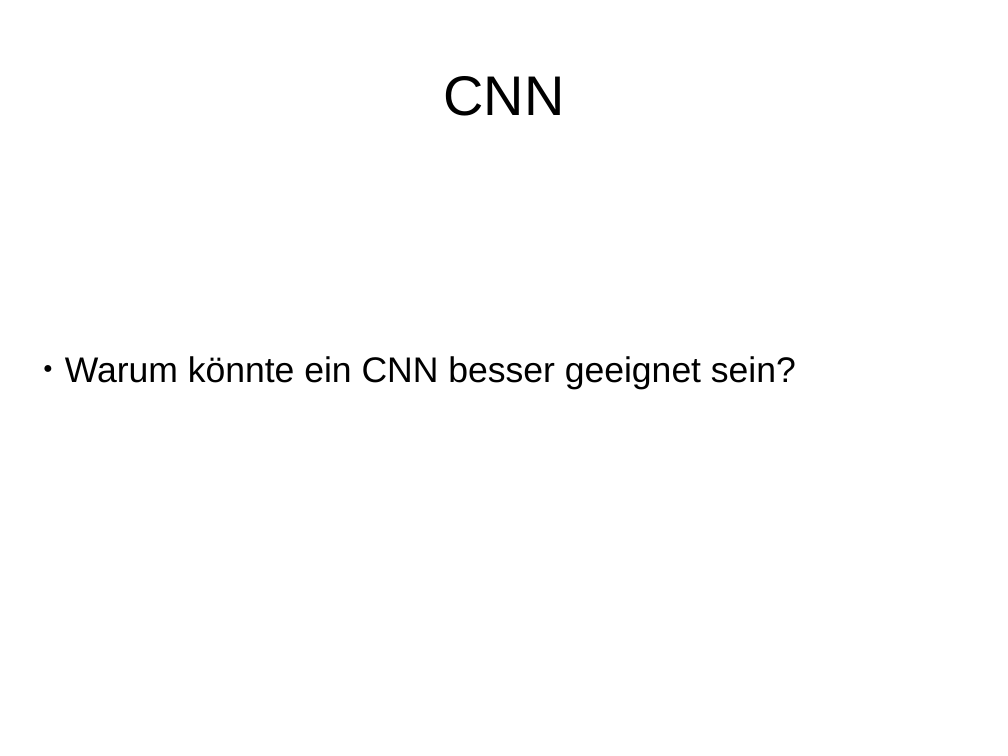
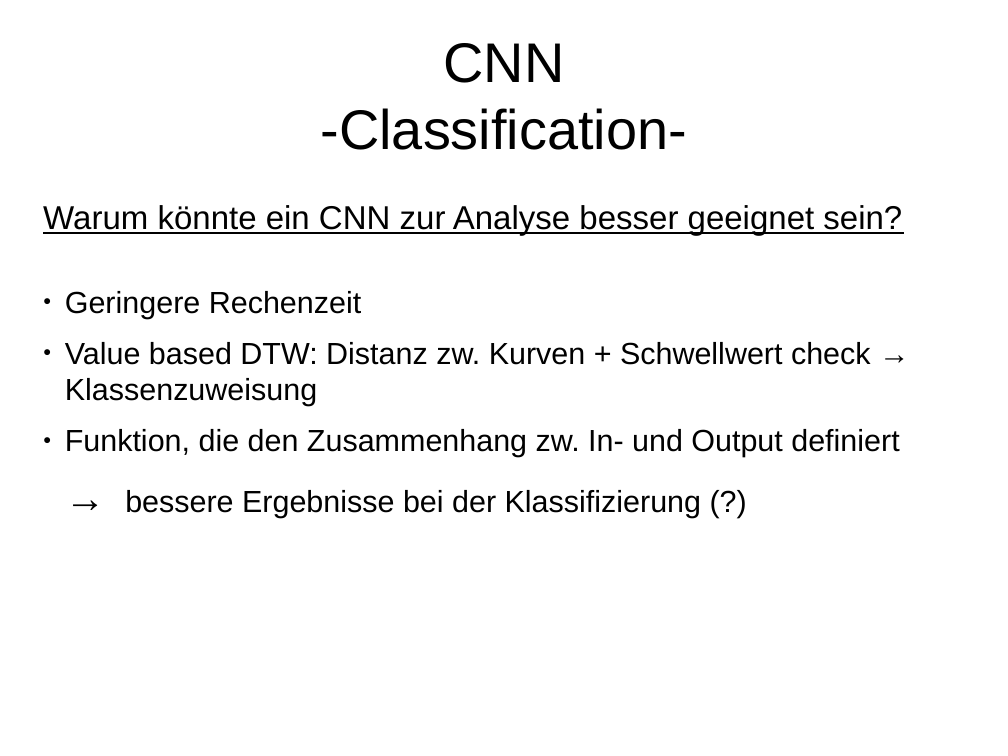
Before and after one commit to HannahSyrek/MTAnalysisOfCGMCurves, a slide deck: slide 15 of Stuff/presentation_02_03_18.odp. Drawn at 1008x756 pixels with LibreOffice and Linux fonts; fonts in the diff are those of the drawing. Boxes give left, top, right and bottom in pixels: in the first picture for what was removed or moved away, otherwise in the second. Text is boxed around its words. In the diff, an @@ line names an element or a change of style, - is before the commit and + after.

```diff
--- a/Stuff/presentation_02_03_18.odp
+++ b/Stuff/presentation_02_03_18.odp
@@ title at box(321, 43, 687, 150): text changed @@
-CNN
+CNN
+-Classification-
@@ subtitle at box(43, 205, 902, 518): text changed; size 28 to 24 pt @@
-● Warum könnte ein CNN besser geeignet sein?
+Warum könnte ein CNN zur Analyse besser geeignet sein?
+● Geringere Rechenzeit
+● Value based DTW: Distanz zw. Kurven + Schwellwert check → Klassenzuweisung
+● Funktion, die den Zusammenhang zw. In- und Output definiert
+→ bessere Ergebnisse bei der Klassifizierung (?)
```
Also in this commit, not shown: 8 other slides changed, 1 slide added, 3 other files.
